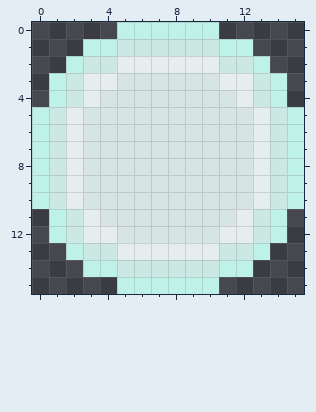
One commit to this pixel-art sprite: Assets/Resources/ArmorTrap.png. The first picture shows the starting point.
The file is 128x128 pixels, drawn in blocks of 8x8; one block is one cell here.
After:
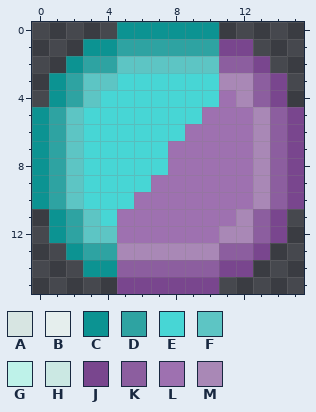
Palette (. is transparent): A #d7e5e2  B #e5eeed  C #0c9392  D #2ea3a2  E #47d6d5  F #5dc5c4  G #bef2e9  H #cbe8e3  J #79468e  K #8c5e9f  L #9e71b0  M #a988b6
Diff:
@@ x 0..15 @@
- 0 .....GGGGGG.....
- 1 ...GGHHHHHHGG...
- 2 ..GHHBBBBBBHHG..
- 3 .GHBBAAAAAABBHG.
- 4 .GHBAAAAAAAABHG.
- 5 GHBAAAAAAAAAABHG
- 6 GHBAAAAAAAAAABHG
- 7 GHBAAAAAAAAAABHG
- 8 GHBAAAAAAAAAABHG
- 9 GHBAAAAAAAAAABHG
-10 GHBAAAAAAAAAABHG
-11 .GHBAAAAAAAABHG.
-12 .GHBBAAAAAABBHG.
-13 ..GHHBBBBBBHHG..
-14 ...GGHHHHHHGG...
-15 .....GGGGGG.....
+ 0 .....CCCCCC.....
+ 1 ...CCDDDDDDJJ...
+ 2 ..CDDFFFFFFKKJ..
+ 3 .CDFFEEEEEEMMKJ.
+ 4 .CDFEEEEEEELMKJ.
+ 5 CDFEEEEEEELLLMKJ
+ 6 CDFEEEEEELLLLMKJ
+ 7 CDFEEEEELLLLLMKJ
+ 8 CDFEEEEELLLLLMKJ
+ 9 CDFEEEELLLLLLMKJ
+10 CDFEEELLLLLLLMKJ
+11 .CDFELLLLLLLMKJ.
+12 .CDFFLLLLLLMMKJ.
+13 ..CDDMMMMMMKKJ..
+14 ...CCKKKKKKJJ...
+15 .....JJJJJJ.....
Changed places in both pictures, as pixel boxes (x1, y1, x2, y2):
changed: (32, 22, 304, 294)
